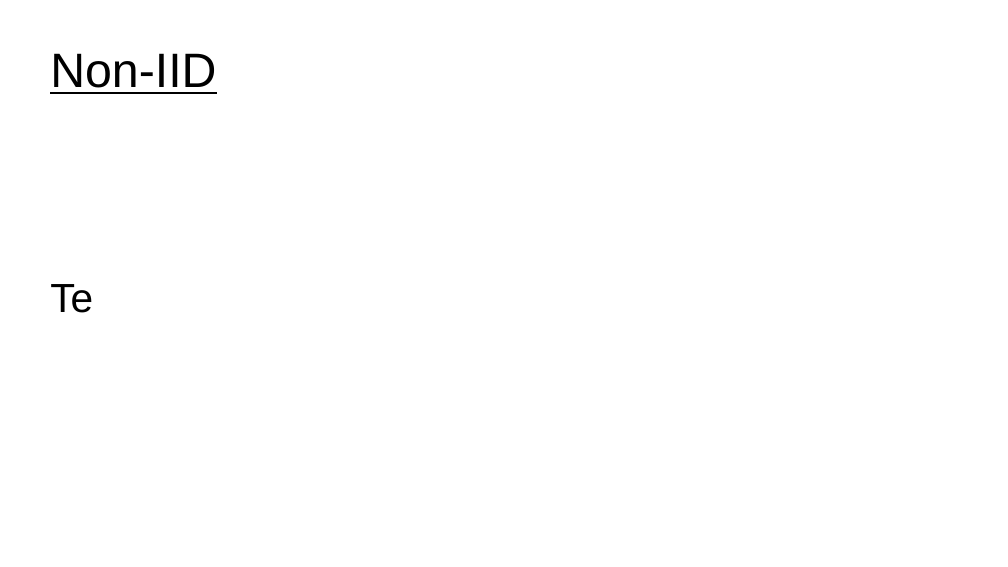
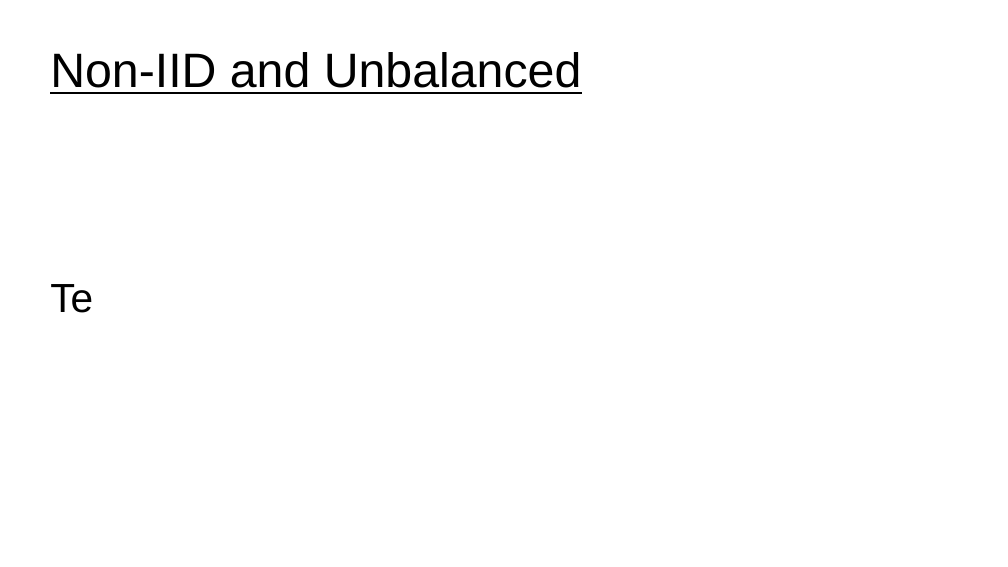
Before and after one commit to UVADS/distributed_computing, a slide deck: slide 10 of 07_distributed_model_training/federated_learning.ppt (slide 7 before the commit). Drawn at 1008x567 pixels with LibreOffice and Linux fonts; fonts in the diff are those of the drawing. Boxes give left, top, right and bottom in pixels: in the first picture for what was removed or moved away, otherwise in the second. Text is boxed around its words. In the diff, an @@ line names an element or a change of style, - is before the commit and + after.

```diff
--- a/07_distributed_model_training/federated_learning.ppt
+++ b/07_distributed_model_training/federated_learning.ppt
@@ title at box(50, 52, 582, 94): text changed @@
-Non-IID
+Non-IID and Unbalanced
```
Also in this commit, not shown: 1 other slide changed, 7 slides added, 3 slides removed.
